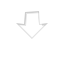
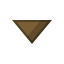
Layered file, before and after one edit (64 × 64). Changes by layer:
renamed "Shape 1" to "Shape 1 copy", painted on it over (12, 11, 52, 44)
